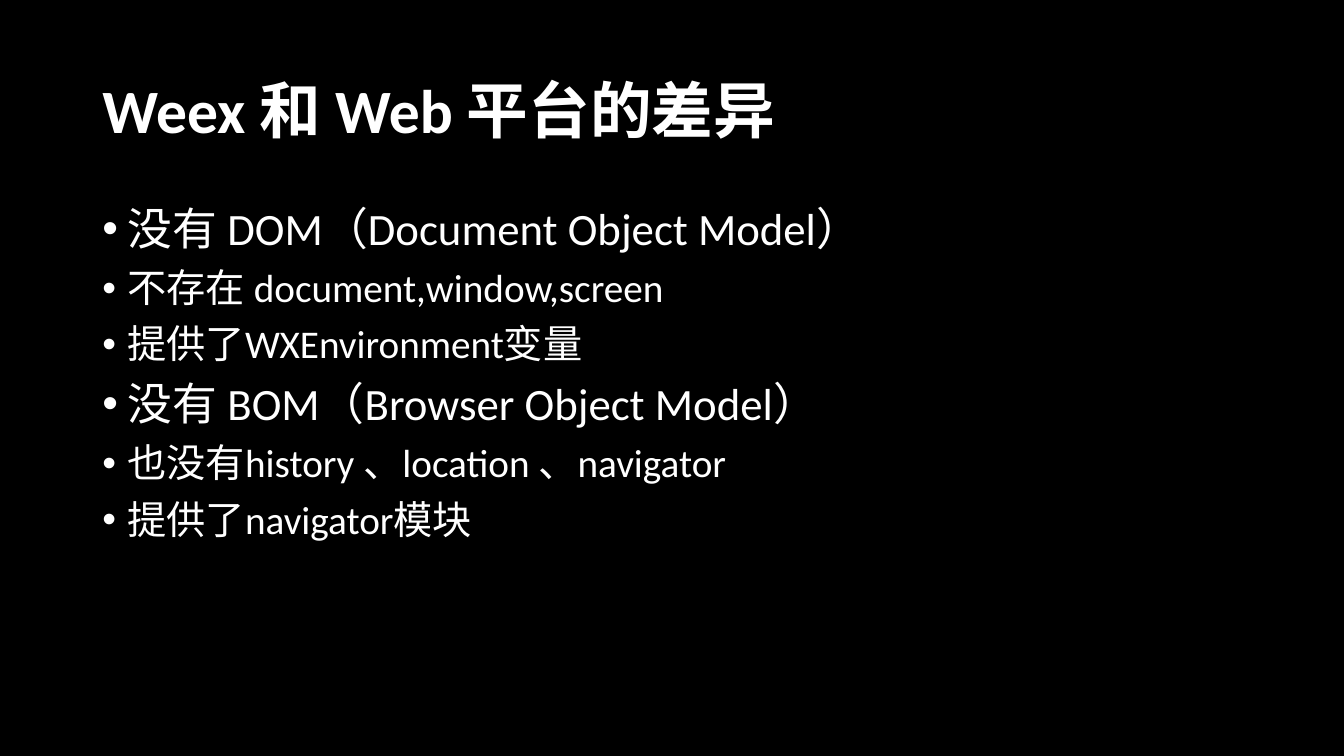
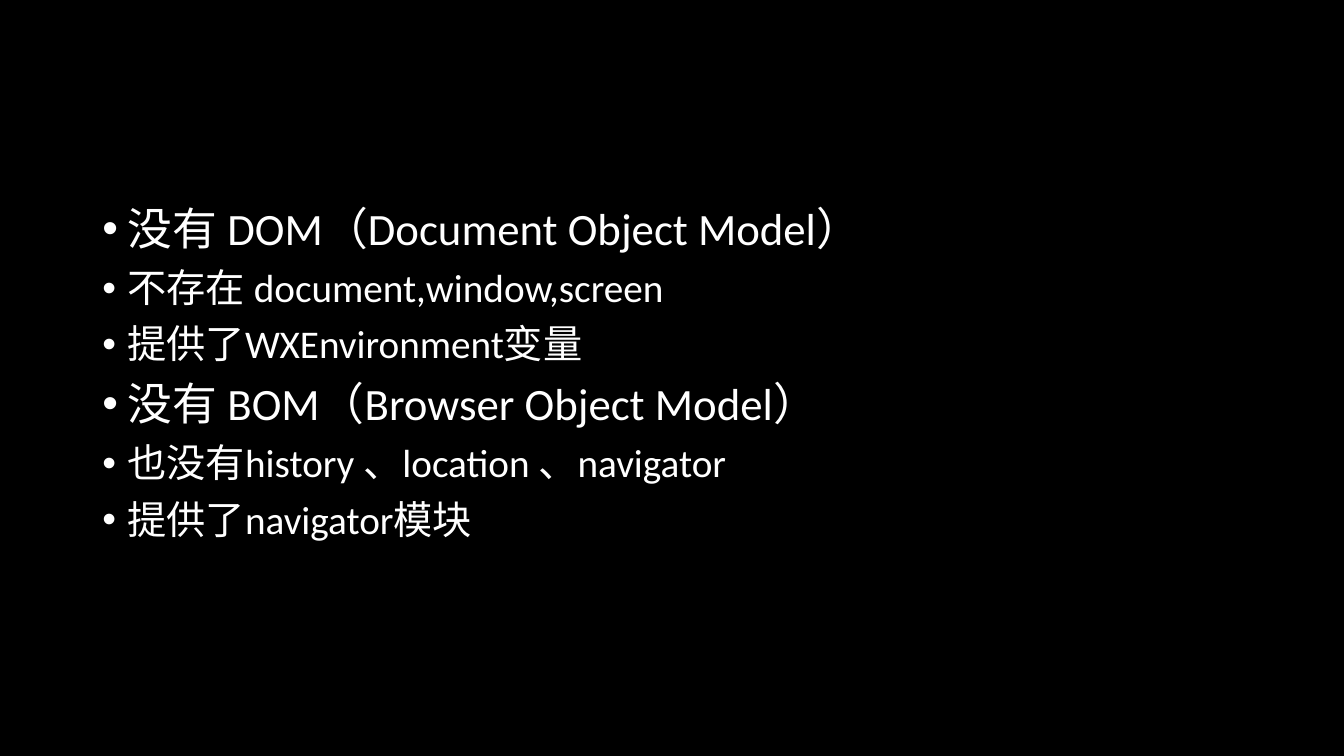
Before and after one commit to radiofly19841018/demo-weex, a slide deck: slide 13 of ppt/演示文稿1.pptx (slide 12 before the commit). Drawn at 1344x756 pixels with LibreOffice and Linux fonts; fonts in the diff are those of the drawing. Boxes give left, top, right and bottom in pixels: in the first picture for what was removed or moved away, otherwise in the second. Text is boxed around its words. In the diff, an @@ line names an element or a change of style, - is before the commit and + after.

```diff
--- a/ppt/演示文稿1.pptx
+++ b/ppt/演示文稿1.pptx
@@ title removed at <box>102,80,775,139</box> @@
-Weex 和 Web 平台的差异
```
Also in this commit, not shown: 2 other slides changed, 5 slides added.
